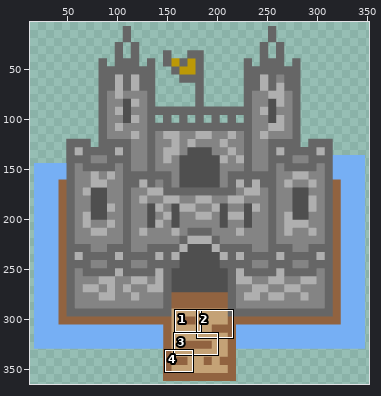
Two states of a sprite sheet, src/main/resources/static/sprites/castle.png. Above, an overview of the earlier version with the close-up marked.
Close-up. Earlier state:
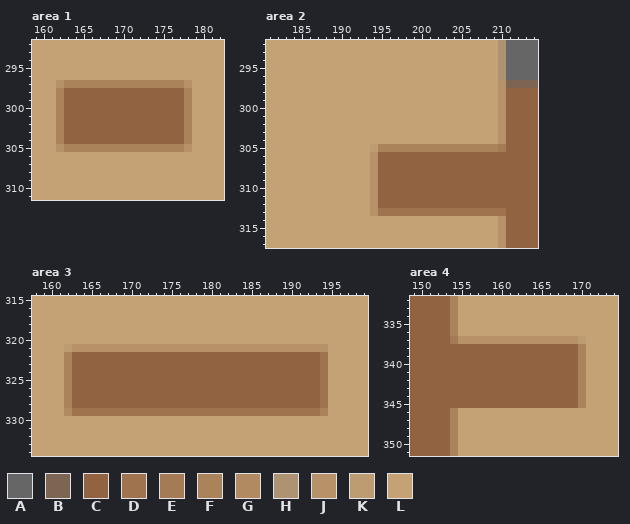
The file is 365x365 pixels. Colours within 5 levels of each other are drawn and written as one. Shown: area 1: x 159..182, y 292..311; area 2: x 181..214, y 292..317; area 3: x 158..199, y 315..334; area 4: x 149..174, y 332..351. The wide view leaves out empty margins. The commit also changed other parts of the picture, which this record leaves out.
Palette (. is transparent): A #666666  B #7c6553  C #916340  D #9e734e  E #a47b54  F #ab835b  G #b18a62  H #ad9372  J #b79269  K #be9c71  L #c4a276
The result:
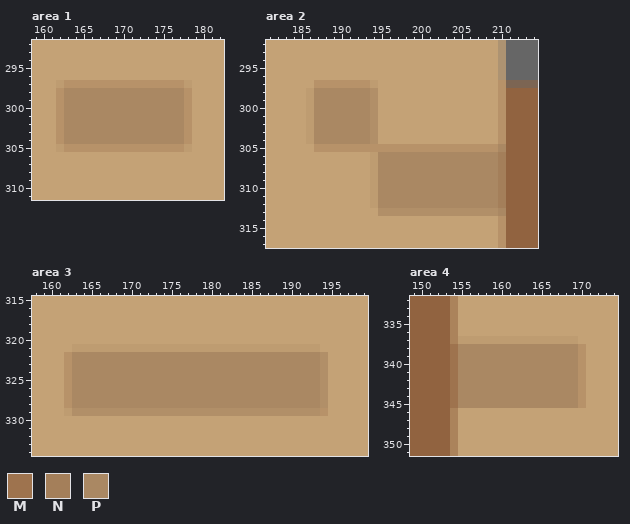
Colours new in this view: M #9e734e  N #a47f5a  P #aa8863
The exact change:
Colour D changes from #9e734e to #b18f68.
Area 1:
Colour F becomes colour J in row 297 at x 163 to 177; in rows 298 to 304 at x 162 and 178; in row 305 at x 163 to 177.
Colour J becomes colour K in row 297 at x 162 and 178; in row 305 at x 162 and 178.
Colour C becomes colour P in rows 298 to 304 at x 163 to 177.
Area 2:
Colour L becomes colour D in rows 298 to 304 at x 194.
Colour F becomes colour J in row 305 at x 195 to 209.
Colour K becomes colour J in row 305 at x 194.
Colour L becomes colour J in row 297 at x 187 to 193; in row 305 at x 187 to 193.
Colour J becomes colour K in rows 306 to 312 at x 194.
Colour L becomes colour K in row 297 at x 194; in rows 298 to 304 at x 186.
Colour J becomes colour L in row 313 at x 194.
Colour C becomes colour N in rows 306 to 312 at x 210.
Colour C becomes colour P in rows 306 to 312 at x 195 to 209.
Colour D becomes colour P in row 313 at x 210.
Colour E becomes colour P in row 305 at x 210.
Colour L becomes colour P in rows 298 to 304 at x 187 to 193.
Area 3:
Colour F becomes colour J in rows 322 to 328 at x 162; in row 329 at x 194.
Colour G becomes colour K in row 329 at x 162.
Colour J becomes colour K in row 321 at x 163 to 193.
Colour J becomes colour L in row 321 at x 194.
Colour K becomes colour L in row 321 at x 162.
Colour C becomes colour P in rows 322 to 328 at x 163 to 193.
Area 4:
Colour E becomes colour F in row 337 at x 154.
Colour F becomes colour J in rows 338 to 345 at x 170.
Colour J becomes colour K in row 337 at x 155 to 169.
Colour K becomes colour L in row 337 at x 170.
Colour C becomes colour M in rows 338 to 345 at x 154.
Colour C becomes colour P in rows 338 to 345 at x 155 to 169.
Where, in picture pixels (left, top, right, bottom), the same in both close-ups:
changed: (56, 80, 192, 152)
changed: (306, 80, 506, 216)
changed: (64, 344, 328, 416)
changed: (450, 336, 586, 408)
